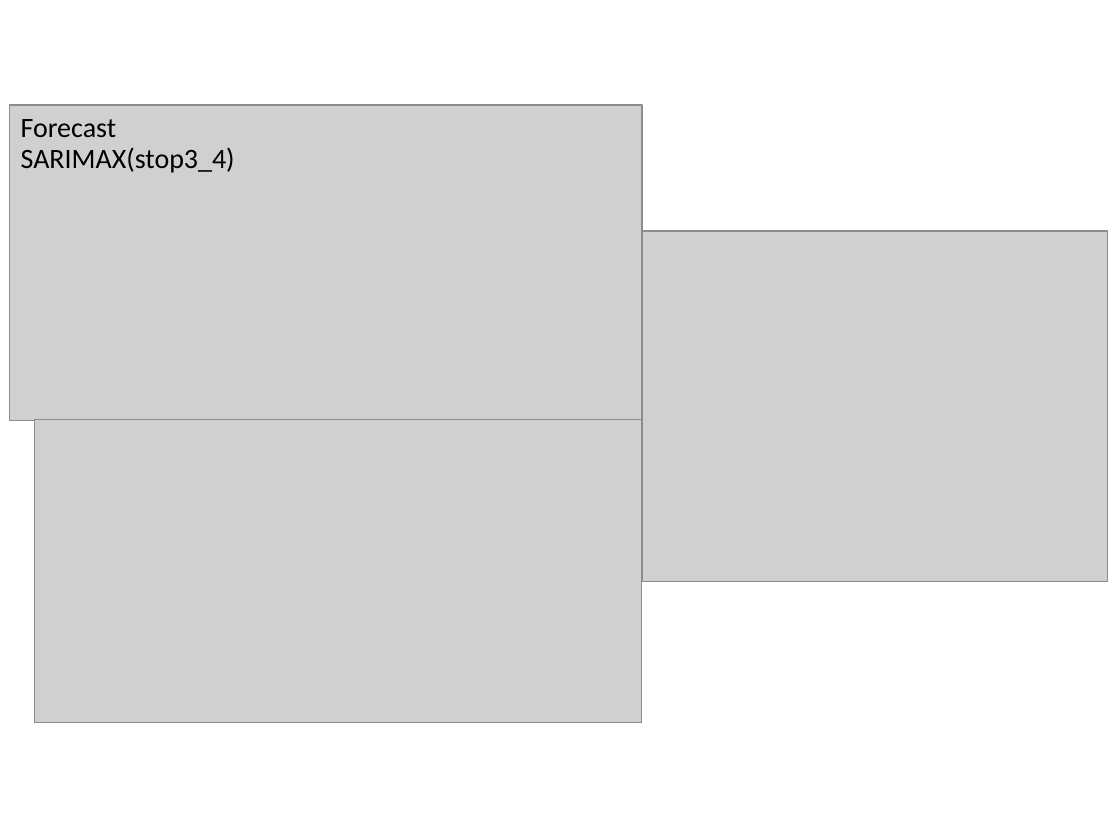
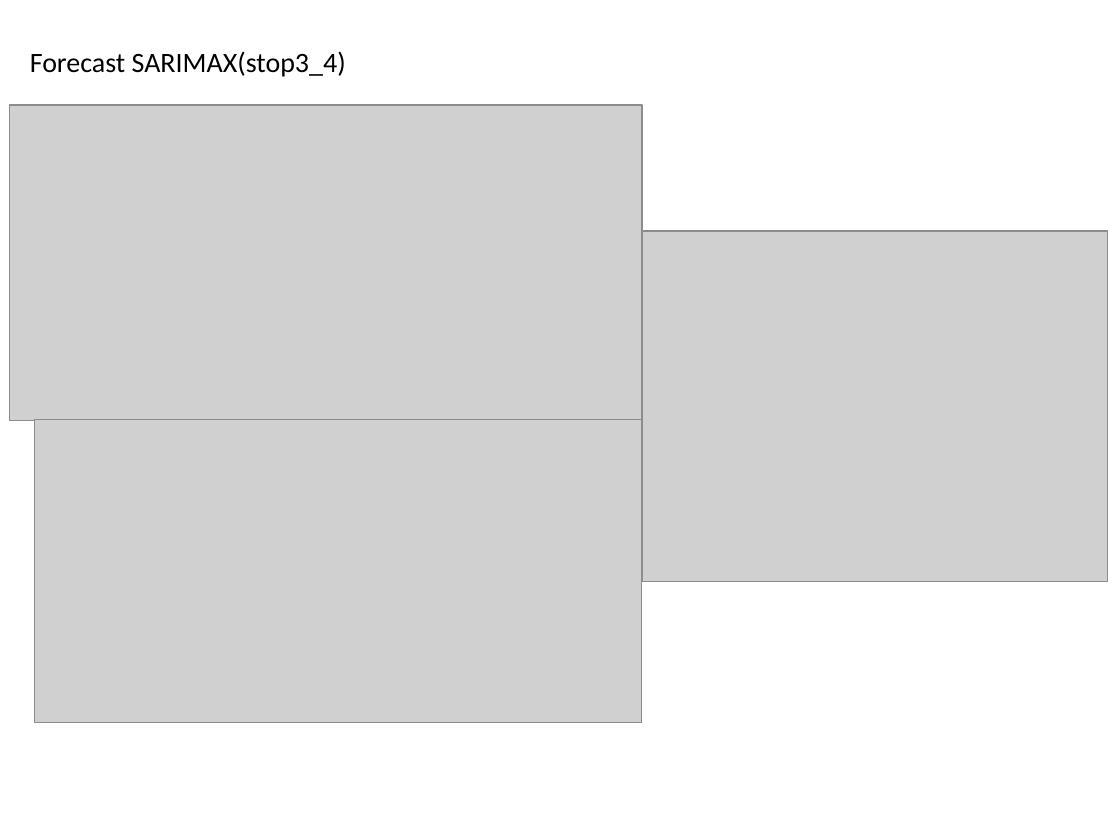
Before and after one commit to mic00s/Summer-School-2023, a slide deck: slide 16 of case.solution_2.pptx (slide 14 before the commit). Drawn at 1120x840 pixels with LibreOffice and Linux fonts; fonts in the diff are those of the drawing; grey boxes stand for pictures. Boxes give left, top, right and bottom in pixels: in the first picture for what was removed or moved away, otherwise in the second. Text is boxed around its words. In the diff, an @@ line names an element or a change of style, - is before the commit and + after.

```diff
--- a/case.solution_2.pptx
+++ b/case.solution_2.pptx
@@ title "Forecast SARIMAX(stop3_4)" rewrapped from [21, 119, 235, 173] to [30, 51, 346, 77] @@
```
Also in this commit, not shown: 5 other slides changed, 5 slides added, 3 slides removed.
